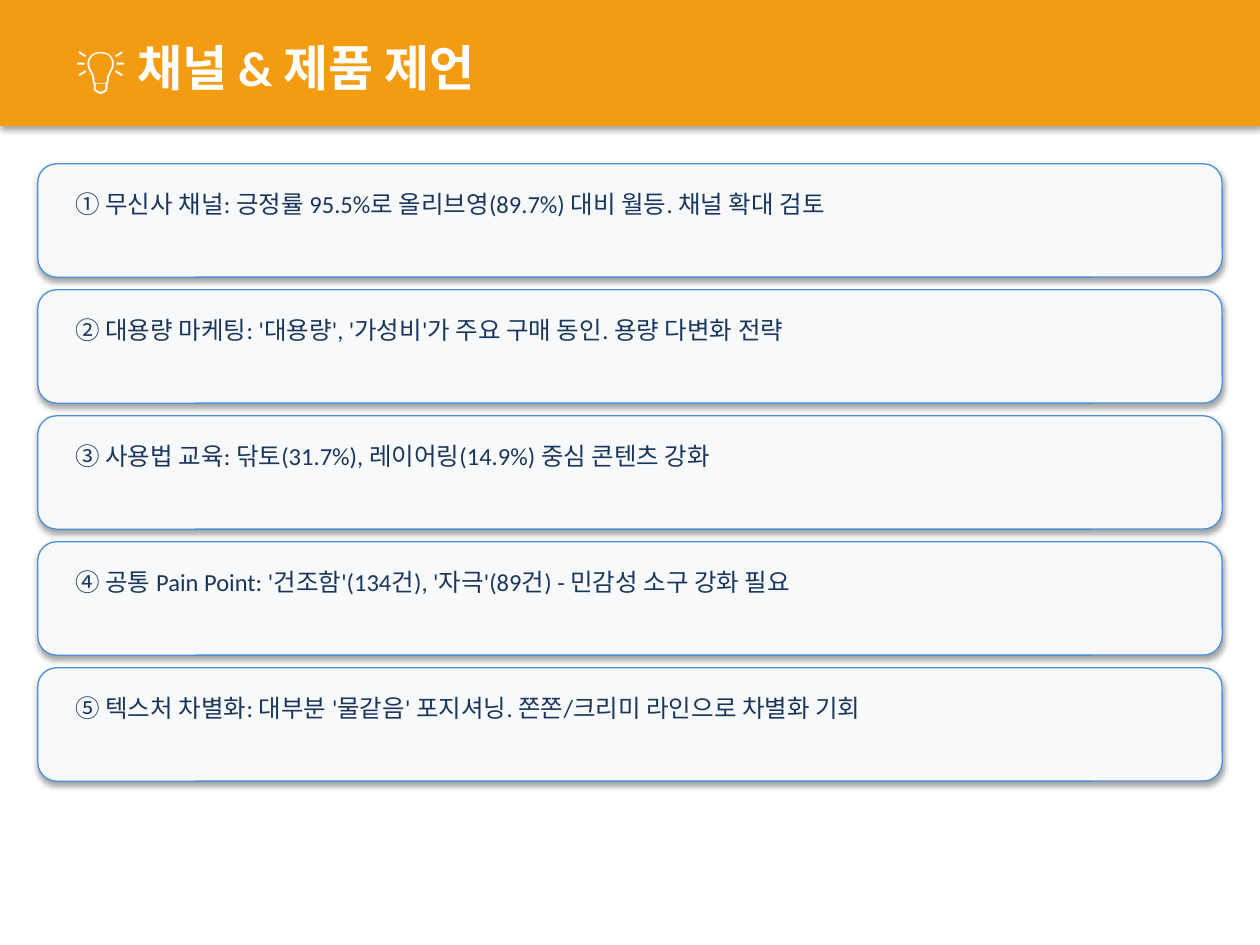
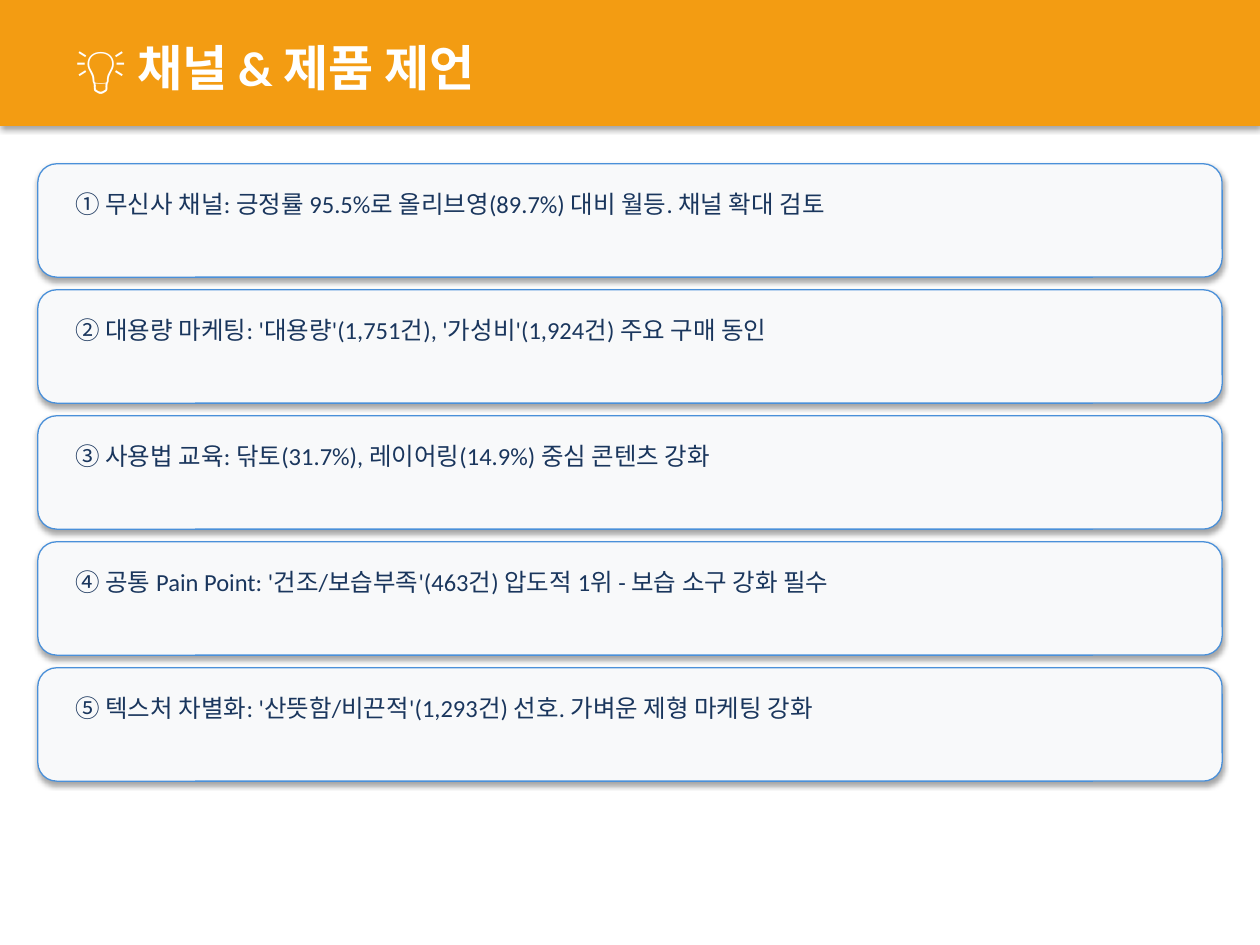
Before and after one commit to leeyoonsun53/review_analysis, a slide deck: slide 25 of output/토너_리뷰분석_리포트.pptx. Drawn at 1260x945 pixels with LibreOffice and Linux fonts; fonts in the diff are those of the drawing. Boxes give left, top, right and bottom in pixels: in the first picture for what was removed or moved away, otherwise in the second. Text is boxed around its words. In the diff, an @@ line names an element or a change of style, - is before the commit and + after.

```diff
--- a/output/토너_리뷰분석_리포트.pptx
+++ b/output/토너_리뷰분석_리포트.pptx
@@ text at (x1=75, y1=318, x2=766, y2=342): text changed @@
-② 대용량 마케팅: '대용량', '가성비'가 주요 구매 동인. 용량 다변화 전략
+② 대용량 마케팅: '대용량'(1,751건), '가성비'(1,924건) 주요 구매 동인
@@ text at (x1=75, y1=570, x2=828, y2=594): text changed @@
-④ 공통 Pain Point: '건조함'(134건), '자극'(89건) - 민감성 소구 강화 필요
+④ 공통 Pain Point: '건조/보습부족'(463건) 압도적 1위 - 보습 소구 강화 필수
@@ text at (x1=75, y1=696, x2=813, y2=720): text changed @@
-⑤ 텍스처 차별화: 대부분 '물같음' 포지셔닝. 쫀쫀/크리미 라인으로 차별화 기회
+⑤ 텍스처 차별화: '산뜻함/비끈적'(1,293건) 선호. 가벼운 제형 마케팅 강화
```
Also in this commit, not shown: 11 other slides changed, 1 other file.
